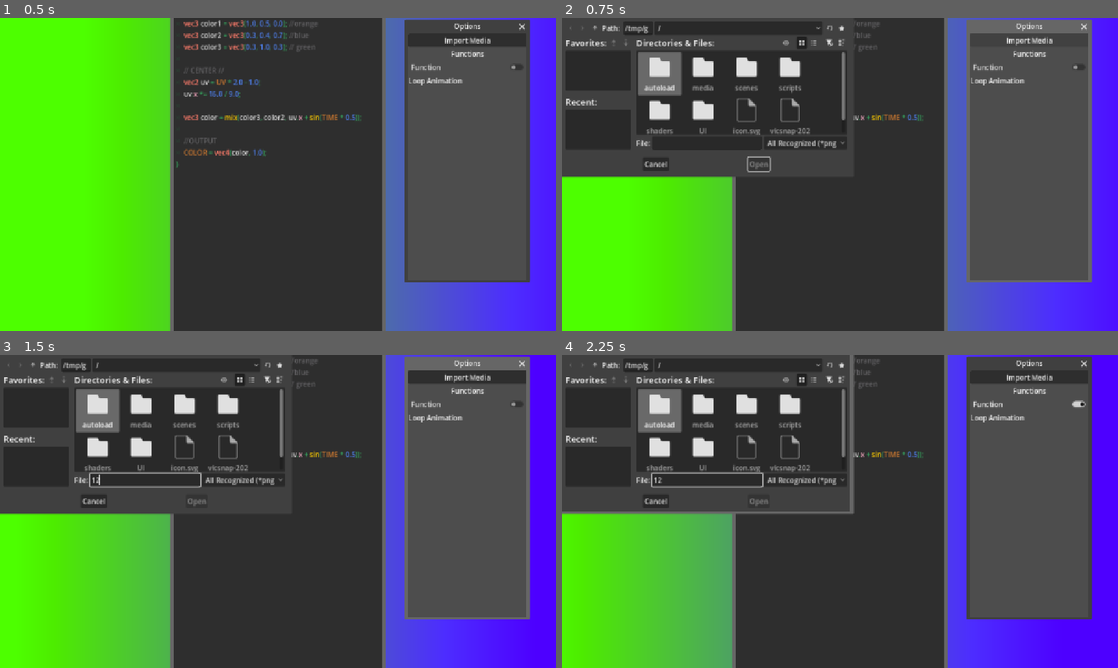
Above: before the commit, frames 1-4 (two rows, left to right).
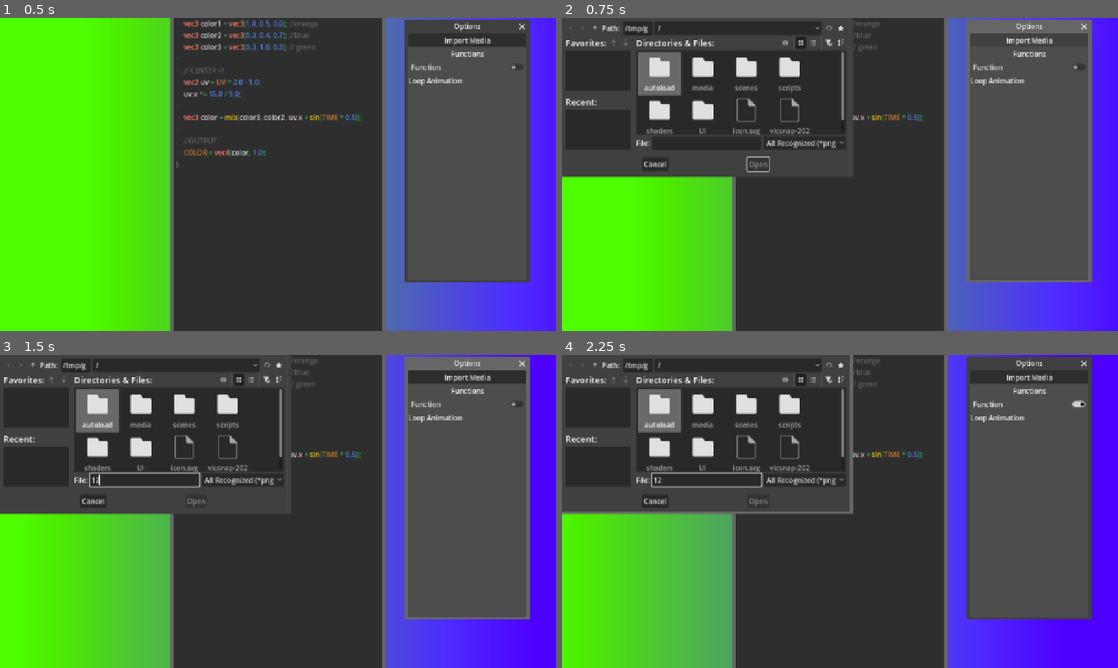
Above: after the commit, the same moments.

Repository: Juju-brz/GDVJ-2
Game: Godot game, scene res://scenes/main.tscn
Same seed, same stepped clock (60 frames per second), same inputs: the game is played once before the commit and once after it. The engine's default icon, where the game draws it, is replaced by a stand-in: a white triangle on a blue panel in a dark square.
Inputs (mouse positions are in pixels of both pictures, inside the frame that each line leads up to):
- Up to frame 1 (0.5 s): no input
- Up to frame 2 (0.75 s): click "Import Media" at 0.5 s
- Up to frame 3 (1.5 s): click (144, 480) at 1.27 s; type "12" at 1.35 s
- Up to frame 4 (2.25 s): click "Function" at 2 s

Frame 1 is identical in both runs. In frame 2, 0.6% of the frame differs, in the area x 13-53%, y 2-50%; in frame 3, 0.6%; in frame 4, 0.7%, in the area x 13-53%, y 0-51%.

Commit message:
clean up 2

Diff:
--- a/importMedia.tscn
+++ /dev/null
@@ -1,91 +0,0 @@
-[gd_scene format=3 uid="uid://bpk0n61sh0j44"]
-
-[ext_resource type="Script" uid="uid://bh8afa30mf70" path="res://import_media.gd" id="1_ojabb"]
-[ext_resource type="Shader" uid="uid://b0jcj53b5croi" path="res://shaders/mainShader.gdshader" id="1_tf31q"]
-[ext_resource type="PackedScene" uid="uid://boolpupubgd3f" path="res://UI/CodeLine.tscn" id="2_m1tsl"]
-[ext_resource type="Script" uid="uid://d2ht8jdigqi78" path="res://scripts/media_import.gd" id="7_gkx4d"]
-
-[sub_resource type="ShaderMaterial" id="ShaderMaterial_ojabb"]
-shader = ExtResource("1_tf31q")
-
-[node name="Main" type="Node2D" unique_id=642545413 node_paths=PackedStringArray("sub_viewport", "texRect", "Code")]
-script = ExtResource("1_ojabb")
-sub_viewport = NodePath("SubViewport")
-texRect = NodePath("CanvasLayer/TextureRect")
-Code = NodePath("SubViewport/ColorRect")
-
-[node name="CodeLine" parent="." unique_id=1876606309 instance=ExtResource("2_m1tsl")]
-
-[node name="SubViewport" type="SubViewport" parent="." unique_id=130595857]
-size = Vector2i(1280, 720)
-
-[node name="ColorRect" type="ColorRect" parent="SubViewport" unique_id=1368685040]
-material = SubResource("ShaderMaterial_ojabb")
-anchors_preset = 15
-anchor_right = 1.0
-anchor_bottom = 1.0
-grow_horizontal = 2
-grow_vertical = 2
-
-[node name="CanvasLayer" type="CanvasLayer" parent="." unique_id=728399109]
-
-[node name="TextureRect" type="TextureRect" parent="CanvasLayer" unique_id=500291957]
-anchors_preset = 15
-anchor_right = 1.0
-anchor_bottom = 1.0
-grow_horizontal = 2
-grow_vertical = 2
-expand_mode = 1
-
-[node name="mediaImport" type="Node2D" parent="CanvasLayer" unique_id=827084082 node_paths=PackedStringArray("file_dialog", "canvas", "color_rect")]
-script = ExtResource("7_gkx4d")
-file_dialog = NodePath("../../FileDialog")
-canvas = NodePath("..")
-color_rect = NodePath("../../SubViewport/ColorRect")
-
-[node name="Control" type="Control" parent="." unique_id=883644413]
-layout_mode = 3
-anchors_preset = 15
-anchor_right = 1.0
-anchor_bottom = 1.0
-grow_horizontal = 2
-grow_vertical = 2
-
-[node name="Window" type="Window" parent="Control" unique_id=1172507678]
-oversampling_override = 1.0
-title = "Options"
-position = Vector2i(940, 36)
-size = Vector2i(272, 566)
-
-[node name="VBoxContainer" type="VBoxContainer" parent="Control/Window" unique_id=213695121]
-anchors_preset = 15
-anchor_right = 1.0
-anchor_bottom = 1.0
-grow_horizontal = 2
-grow_vertical = 2
-
-[node name="Button" type="Button" parent="Control/Window/VBoxContainer" unique_id=1112446033]
-layout_mode = 2
-text = "Import Media"
-
-[node name="Label" type="Label" parent="Control/Window/VBoxContainer" unique_id=1938293329]
-layout_mode = 2
-text = "Functions"
-horizontal_alignment = 1
-
-[node name="CheckButton" type="CheckButton" parent="Control/Window/VBoxContainer" unique_id=1039785589]
-layout_mode = 2
-text = "Function"
-
-[node name="Label2" type="Label" parent="Control/Window/VBoxContainer" unique_id=113334318]
-layout_mode = 2
-text = "Loop Animation"
-
-[node name="FileDialog" type="FileDialog" parent="." unique_id=1966622314]
-title = "Open a File"
-file_mode = 0
-access = 2
-filters = PackedStringArray("*png", "*.jpg", "*.jpeg", "*.svg")
-use_native_dialog = true
-
-[connection signal="pressed" from="Control/Window/VBoxContainer/Button" to="CanvasLayer/mediaImport" method="_on_button_pressed"]
--- a/import_media.gd
+++ /dev/null
@@ -1,75 +0,0 @@
-extends Node2D
-
-@export var sub_viewport: SubViewport
-#@export var result: Sprite2D
-@export var texRect: TextureRect
-@export var Code : ColorRect
-signal color(BGColor : Color)
-var switch = true
-
-func _ready() -> void:
-	var tex: ViewportTexture = $SubViewport.get_texture()
-	GLOBAL.code_pushed.connect(_on_code_pushed)
-	#result.texture = tex
-	if switch == true:
-		texRect.texture = tex
-
-	#file_dialog.file_selected.connect(on_file_selected)
-
-func _process(delta: float) -> void:
-	GLOBAL.color_changed.emit(Code.color)
-
-
-func _on_code_pushed(code: String) -> void:
-	Code.material.shader.code = code
-	color.emit(Code.color)
-
-
-
-##MEDIA
-#var instances: Array = []  #All media imported
-#const TARGET_SIZE := 200.0
-#@export var file_dialog : FileDialog
-#const MediaScene = preload("res://scenes/media.tscn")
-#@export var canvas : CanvasLayer
-#
-#func open_file_dialog():
-	#file_dialog.show()
-#
-#func _on_button_pressed() -> void:
-	#open_file_dialog()
-#
-#func on_file_selected(path: String) -> void:
-	#var image = Image.load_from_file(path)
-	#var texture = ImageTexture.create_from_image(image)
-	#var new_instance = MediaScene.instantiate()
-	#add_child(new_instance)
-	#var sprite_node = null
-	#if new_instance is Sprite2D:
-		#sprite_node = new_instance
-	#elif new_instance.has_node("Sprite2D"):
-		#sprite_node = new_instance.get_node("Sprite2D")
-	#
-	#if sprite_node:
-		#sprite_node.texture = texture
-		#sprite_node.centered = true
-	#
-		#var img_size = image.get_size()
-		#var max_dimension = max(img_size.x , img_size.y)
-		#var scale_factor = TARGET_SIZE / max_dimension
-		#new_instance.scale = Vector2(scale_factor, scale_factor)
-	#else:
-		#new_instance.queue_free()
-		#return
-	#
-	#if new_instance is Node2D:
-		#var screen_size = get_viewport_rect().size
-		#new_instance.position = screen_size * 0.5
-	#
-	#instances.append(new_instance)
-	#canvas.add_child(new_instance)
-	#print("add media ", new_instance)
-	#print("position", new_instance.position)
-	#print(new_instance.is_inside_tree())
-	#print(new_instance.get_parent().get_path())
-	#print(new_instance.visible, " ", new_instance.get_global_position())
--- a/scenes/main.tscn
+++ b/scenes/main.tscn
@@ -1,6 +1,6 @@
 [gd_scene format=3 uid="uid://c76vmibe63csv"]
 
-[ext_resource type="Script" uid="uid://bh8afa30mf70" path="res://import_media.gd" id="1_jyhfs"]
+[ext_resource type="Script" uid="uid://dem03cehl18g6" path="res://scripts/mainWindow.gd" id="1_jyhfs"]
 [ext_resource type="PackedScene" uid="uid://boolpupubgd3f" path="res://UI/CodeLine.tscn" id="2_tbgi4"]
 [ext_resource type="Shader" uid="uid://b0jcj53b5croi" path="res://shaders/mainShader.gdshader" id="3_tefeu"]
 [ext_resource type="Script" uid="uid://d2ht8jdigqi78" path="res://scripts/media_import.gd" id="4_o6xl0"]
--- /dev/null
+++ b/scripts/mainWindow.gd
@@ -0,0 +1,25 @@
+extends Node2D
+
+@export var sub_viewport: SubViewport
+#@export var result: Sprite2D
+@export var texRect: TextureRect
+@export var Code : ColorRect
+signal color(BGColor : Color)
+var switch = true
+
+func _ready() -> void:
+	var tex: ViewportTexture = $SubViewport.get_texture()
+	GLOBAL.code_pushed.connect(_on_code_pushed)
+	#result.texture = tex
+	if switch == true:
+		texRect.texture = tex
+
+	#file_dialog.file_selected.connect(on_file_selected)
+
+func _process(delta: float) -> void:
+	GLOBAL.color_changed.emit(Code.color)
+
+
+func _on_code_pushed(code: String) -> void:
+	Code.material.shader.code = code
+	color.emit(Code.color)
--- a/scripts/media.gd
+++ b/scripts/media.gd
@@ -2,7 +2,6 @@
 
 var is_dragging := false
 var drag_offset := Vector2.ZERO
-#@onready var color_rect
 
 var is_selected := false
 @onready var sprite
Not shown, removed: import_media.gd.uid
Not shown, added: scripts/mainWindow.gd.uid
